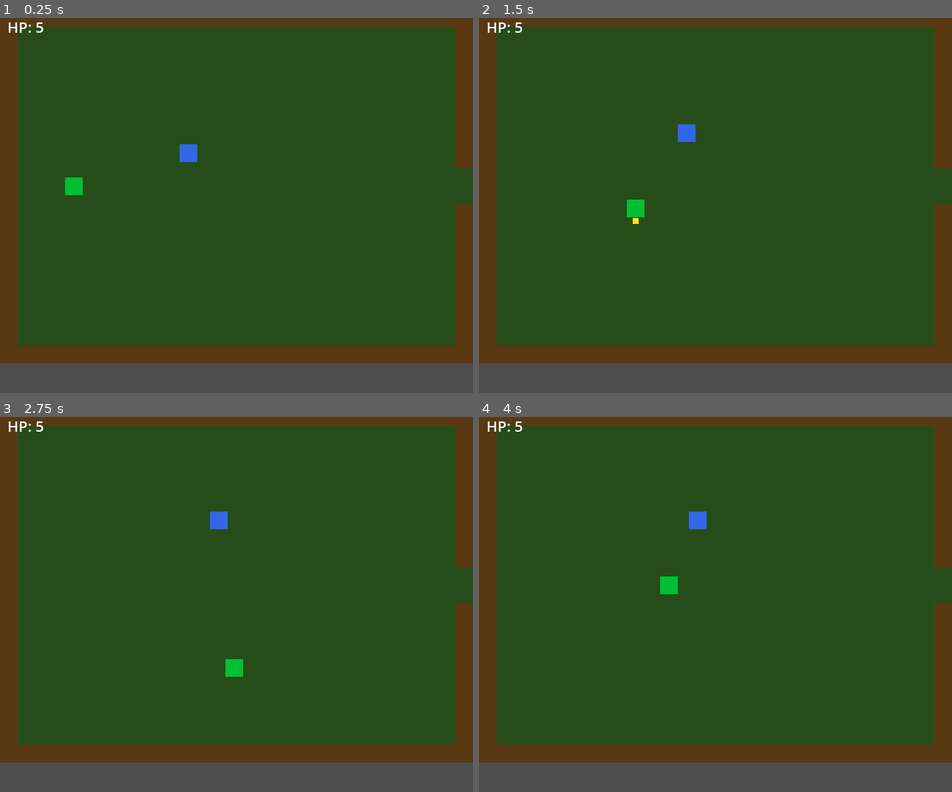
Above: before the commit, frames 1-4 (two rows, left to right).
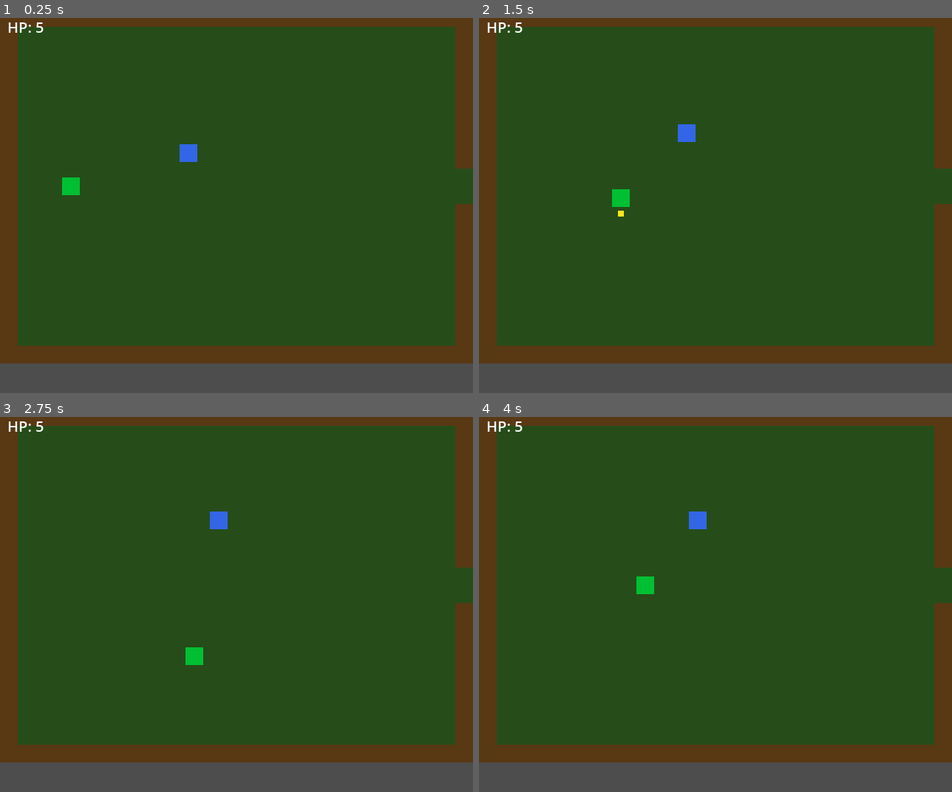
Above: after the commit, the same moments.

Repository: ollyfg/duddy-quest
Game: Godot game, scene res://scenes/main.tscn
The game is run twice, just before and just after one commit, with the same random seed, the same clock (stepped at 60 frames per second) and the same inputs.
Inputs (mouse positions are in pixels of both pictures, inside the frame that each line leads up to):
- Up to frame 1 (0.25 s): no input
- Up to frame 2 (1.5 s): move the mouse to (819, 183) at 0.52 s; hold D (move_right) 0.53-1.28 s; tap C (melee_attack) at 0.6 s; click (819, 183) at 0.67 s; move the mouse to (620, 220) at 1.27 s; hold S (move_down) from 1.28 s (still down); tap V (ranged_attack) at 1.35 s
- Up to frame 3 (2.75 s): move the mouse to (283, 514) at 2.02 s; release S (move_down) at 2.03 s; hold D (move_right) from 2.03 s (still down); tap C (melee_attack) at 2.1 s
- Up to frame 4 (4 s): move the mouse to (691, 675) at 2.77 s; release D (move_right) at 2.78 s; hold W (move_up) 2.78-3.53 s; tap V (ranged_attack) at 2.85 s; click (691, 675) at 2.92 s; move the mouse to (857, 657) at 3.52 s; hold A (move_left) from 3.53 s (still down); tap C (melee_attack) at 3.6 s

The runs differ from the first frame. In frame 1, less than 0.1% of the frame differs, in the area x 13-18%, y 42-48%; in frame 2, 0.4%, in the area x 28-35%, y 45-55%; in frame 3, 0.4%; in frame 4, 0.4%.

Commit message:
Pause movement+combat during dialog; add Zelda-style 16px grid movement
Co-authored-by: ollyfg <8495389+ollyfg@users.noreply.github.com>

Diff:
--- a/scripts/dialog_box.gd
+++ b/scripts/dialog_box.gd
@@ -1,4 +1,6 @@
 extends CanvasLayer
+
+signal dialog_ended
 
 var _lines: Array = []
 var _current_line: int = 0
@@ -49,5 +51,6 @@
 		panel.visible = false
 		_lines = []
 		_current_line = 0
+		dialog_ended.emit()
 	else:
 		_show_current_line()
--- a/scripts/main.gd
+++ b/scripts/main.gd
@@ -10,10 +10,10 @@
 # player appears on arrival (entry position in the destination room).
 const ROOM_CONNECTIONS: Dictionary = {
 	"room_a": {
-		"east": {"room": "room_b", "entry": Vector2(60.0, 240.0)},
+		"east": {"room": "room_b", "entry": Vector2(64.0, 240.0)},
 	},
 	"room_b": {
-		"west": {"room": "room_a", "entry": Vector2(580.0, 240.0)},
+		"west": {"room": "room_a", "entry": Vector2(576.0, 240.0)},
 	},
 }
 
@@ -32,7 +32,8 @@
 func _ready() -> void:
 	player.add_to_group("player")
 	player.hp_changed.connect(_update_hp_display)
-	_load_room("room_a", Vector2(100.0, 240.0))
+	dialog_box.dialog_ended.connect(_on_dialog_ended)
+	_load_room("room_a", Vector2(96.0, 240.0))
 
 
 func _load_room(room_name: String, player_pos: Vector2) -> void:
@@ -71,7 +72,19 @@
 func _on_npc_interaction_requested(npc: Node) -> void:
 	if dialog_box.is_active():
 		return
+	_set_dialog_active(true)
 	dialog_box.start_dialog(npc.dialog_lines)
+
+
+func _on_dialog_ended() -> void:
+	_set_dialog_active(false)
+
+
+func _set_dialog_active(active: bool) -> void:
+	player.is_in_dialog = active
+	if current_room and current_room.has_node("NPCs"):
+		for npc in current_room.get_node("NPCs").get_children():
+			npc.is_paused = active
 
 
 func _update_hp_display(new_hp: int) -> void:
--- a/scripts/npc.gd
+++ b/scripts/npc.gd
@@ -15,6 +15,7 @@
 const KNOCKBACK_SPEED: float = 250.0
 
 var hp: int
+var is_paused: bool = false
 var _wander_timer: float = 0.0
 var _wander_dir: Vector2 = Vector2.ZERO
 var _player_ref: Node = null
@@ -35,6 +36,11 @@
 
 
 func _physics_process(delta: float) -> void:
+	if is_paused:
+		velocity = Vector2.ZERO
+		move_and_slide()
+		return
+
 	if is_hostile and _player_ref:
 		_chase_player()
 	else:
--- a/scripts/player.gd
+++ b/scripts/player.gd
@@ -8,6 +8,9 @@
 const SHOOT_COOLDOWN: float = 0.4
 const MAX_HP: int = 5
 const KNOCKBACK_SPEED: float = 300.0
+const GRID_SIZE: int = 16
+const KNOCKBACK_THRESHOLD: float = 5.0
+const GRID_SNAP_THRESHOLD: float = 2.0
 
 @export var projectile_scene: PackedScene
 
@@ -18,10 +21,15 @@
 
 var facing: Vector2 = Vector2.DOWN
 
+var is_in_dialog: bool = false
+
 var _melee_timer: float = 0.0
 var _shoot_timer: float = 0.0
 var _invincible_timer: float = 0.0
 var _knockback_velocity: Vector2 = Vector2.ZERO
+var _moving: bool = false
+var _target_pos: Vector2 = Vector2.ZERO
+var _step_start: Vector2 = Vector2.ZERO
 
 @onready var melee_area: Area2D = $MeleeArea
 @onready var projectile_spawn: Marker2D = $ProjectileSpawn
@@ -40,26 +48,54 @@
 
 
 func _physics_process(delta: float) -> void:
-	var input_dir := Vector2.ZERO
-	if Input.is_action_pressed("move_up"):
-		input_dir.y -= 1.0
-	if Input.is_action_pressed("move_down"):
-		input_dir.y += 1.0
-	if Input.is_action_pressed("move_left"):
-		input_dir.x -= 1.0
-	if Input.is_action_pressed("move_right"):
-		input_dir.x += 1.0
-
-	if input_dir != Vector2.ZERO:
-		facing = input_dir.normalized()
-		velocity = input_dir.normalized() * SPEED
-	else:
-		velocity = Vector2.ZERO
-
-	velocity += _knockback_velocity
 	_knockback_velocity = _knockback_velocity.move_toward(Vector2.ZERO, KNOCKBACK_SPEED * delta * 6.0)
 
-	move_and_slide()
+	if is_in_dialog:
+		velocity = Vector2.ZERO
+		_moving = false
+		move_and_slide()
+		return
+
+	if _knockback_velocity.length() > KNOCKBACK_THRESHOLD:
+		# Knocked back: bypass grid, free movement.
+		velocity = _knockback_velocity
+		_moving = false
+		move_and_slide()
+	else:
+		if _moving:
+			var to_target: Vector2 = _target_pos - global_position
+			if to_target.length() < GRID_SNAP_THRESHOLD:
+				global_position = _target_pos
+				velocity = Vector2.ZERO
+				_moving = false
+			else:
+				velocity = to_target.normalized() * SPEED
+		else:
+			velocity = Vector2.ZERO
+			var input_dir := Vector2.ZERO
+			if Input.is_action_pressed("move_up"):
+				input_dir = Vector2.UP
+			elif Input.is_action_pressed("move_down"):
+				input_dir = Vector2.DOWN
+			elif Input.is_action_pressed("move_left"):
+				input_dir = Vector2.LEFT
+			elif Input.is_action_pressed("move_right"):
+				input_dir = Vector2.RIGHT
+
+			if input_dir != Vector2.ZERO:
+				facing = input_dir
+				var snapped: Vector2 = global_position.snapped(Vector2.ONE * GRID_SIZE)
+				_step_start = snapped
+				_target_pos = snapped + input_dir * GRID_SIZE
+				global_position = snapped
+				_moving = true
+
+		move_and_slide()
+		if _moving and get_slide_collision_count() > 0:
+			# Hit a wall mid-step: snap back to step start.
+			global_position = _step_start
+			velocity = Vector2.ZERO
+			_moving = false
 
 	if Input.is_action_just_pressed("melee_attack"):
 		_perform_melee()
